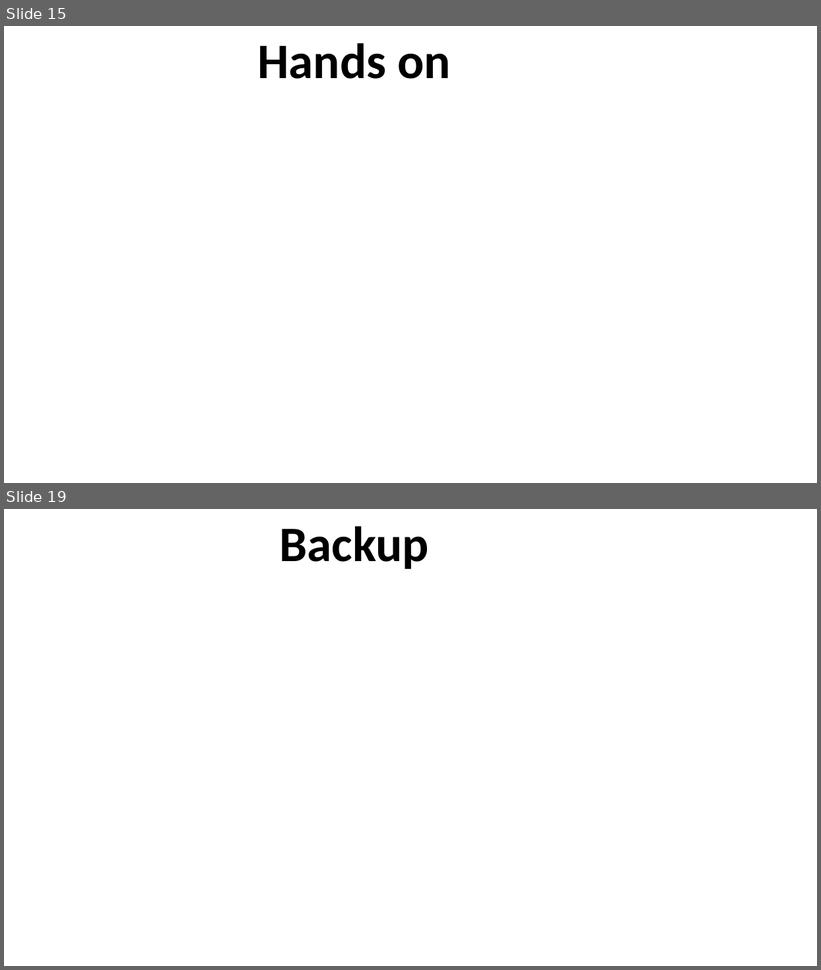
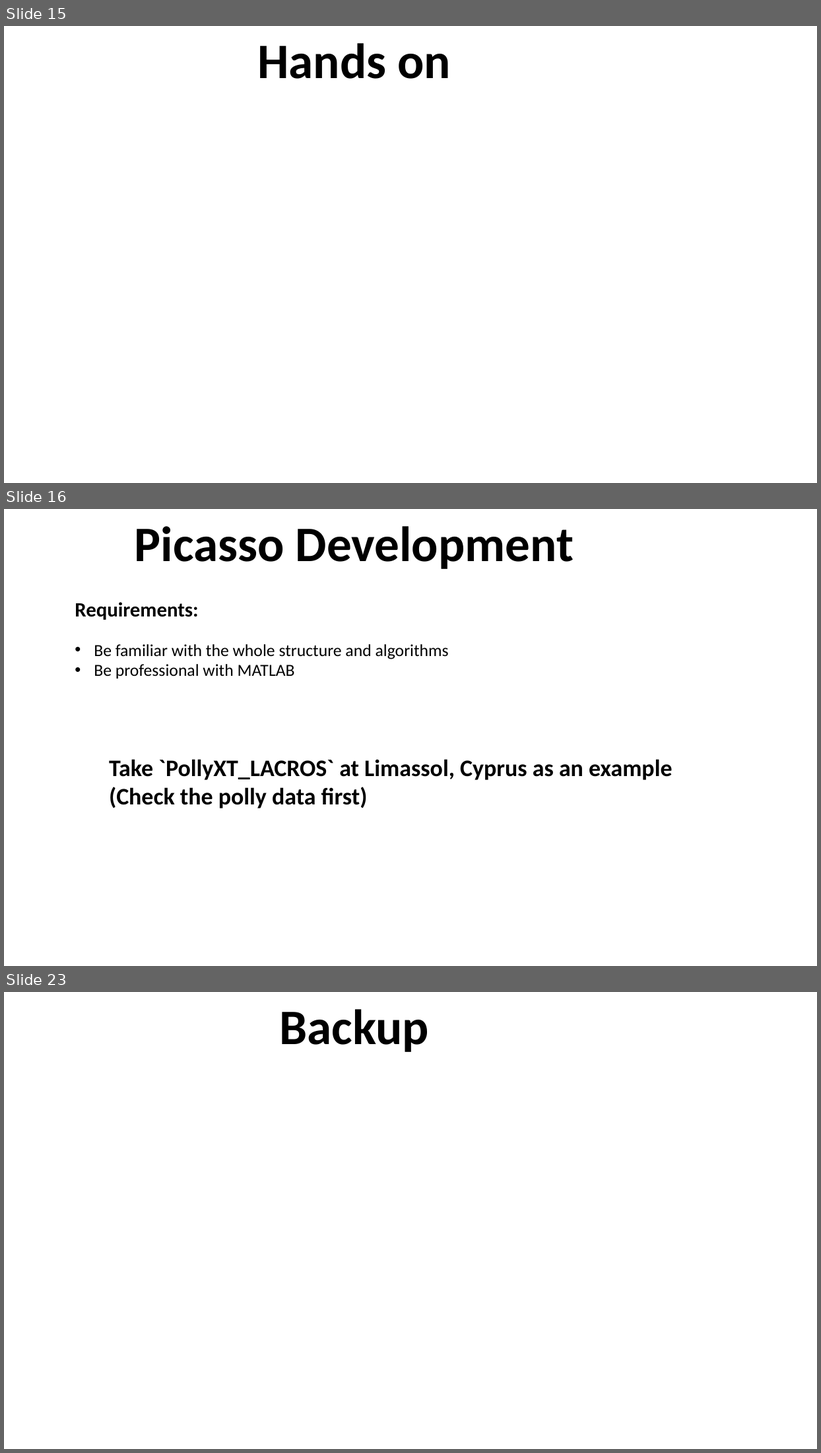
Before and after one commit to PollyNET/Pollynet_Processing_Chain, a slide deck: doc/Pollynet_Processing_Chain.pptx. Shown one above the other, each under a label of ours: slides 15 and 19 before the commit, slides 15, 16 and 23 after it; the slides between them are not shown. The pictures are 821x970 and 821x1453 pixels, drawn with LibreOffice and Linux fonts; fonts in the diff are those of the drawing; background and template pictures are left out. Boxes give left, top, right and bottom in pixels: in the first picture for what was removed or moved away, otherwise in the second. Text is boxed around its words. In the diff, an @@ line names an element or a change of style, - is before the commit and + after.

Commit message:
edit the Picasso introduction doc

```diff
--- a/doc/Pollynet_Processing_Chain.pptx
+++ b/doc/Pollynet_Processing_Chain.pptx
@@ slide 16 added at [4,509,817,966], background #FFFFFF @@
@@ title added at [135,526,574,569], 58.7 pt, text #000000, bold @@
+Picasso Development
@@ text added at [75,602,449,679], 20 pt, text #000000 @@
+Requirements:
+• Be familiar with the whole structure and algorithms
+• Be professional with MATLAB
@@ text added at [109,759,673,809], 28 pt, text #000000, bold @@
+Take `PollyXT_LACROS` at Limassol, Cyprus as an example
+(Check the polly data first)
@@ what was slide 19 is now slide 23 @@
```
Also in this commit, not shown: 5 slides changed, 3 other slides added.
